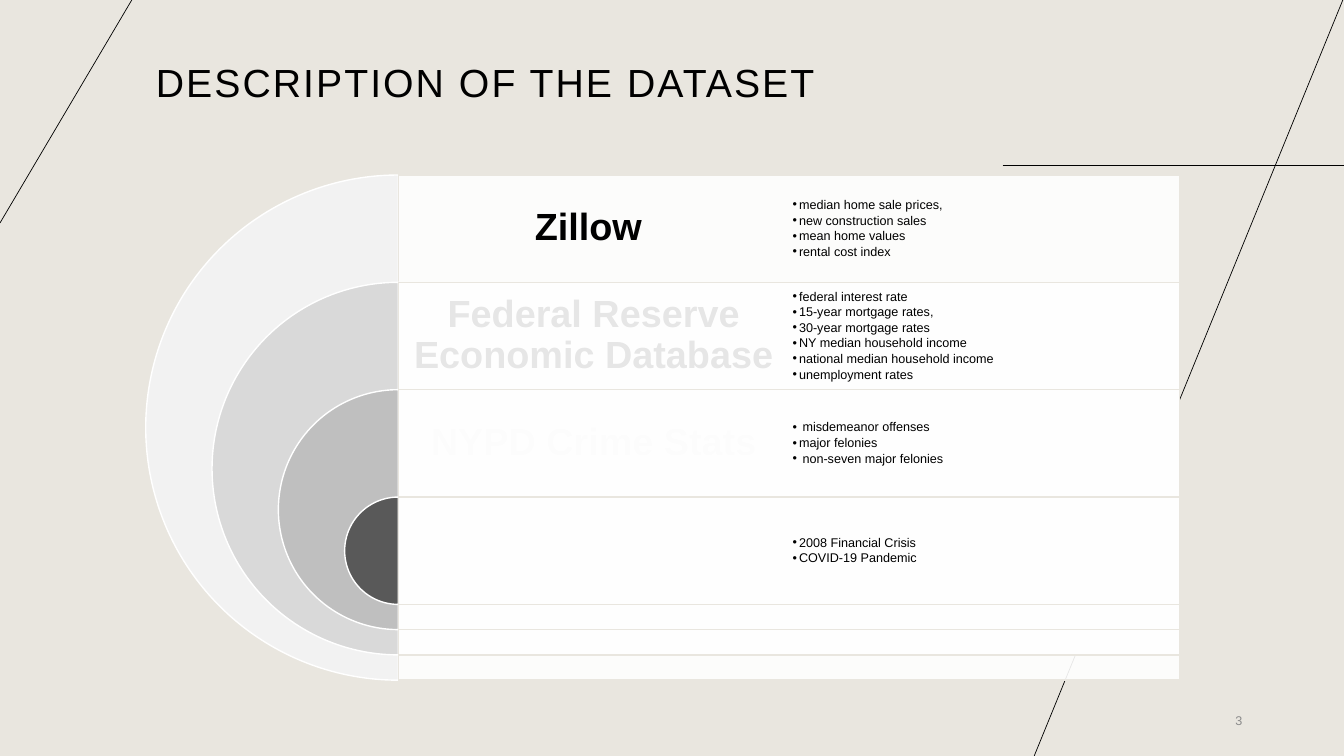
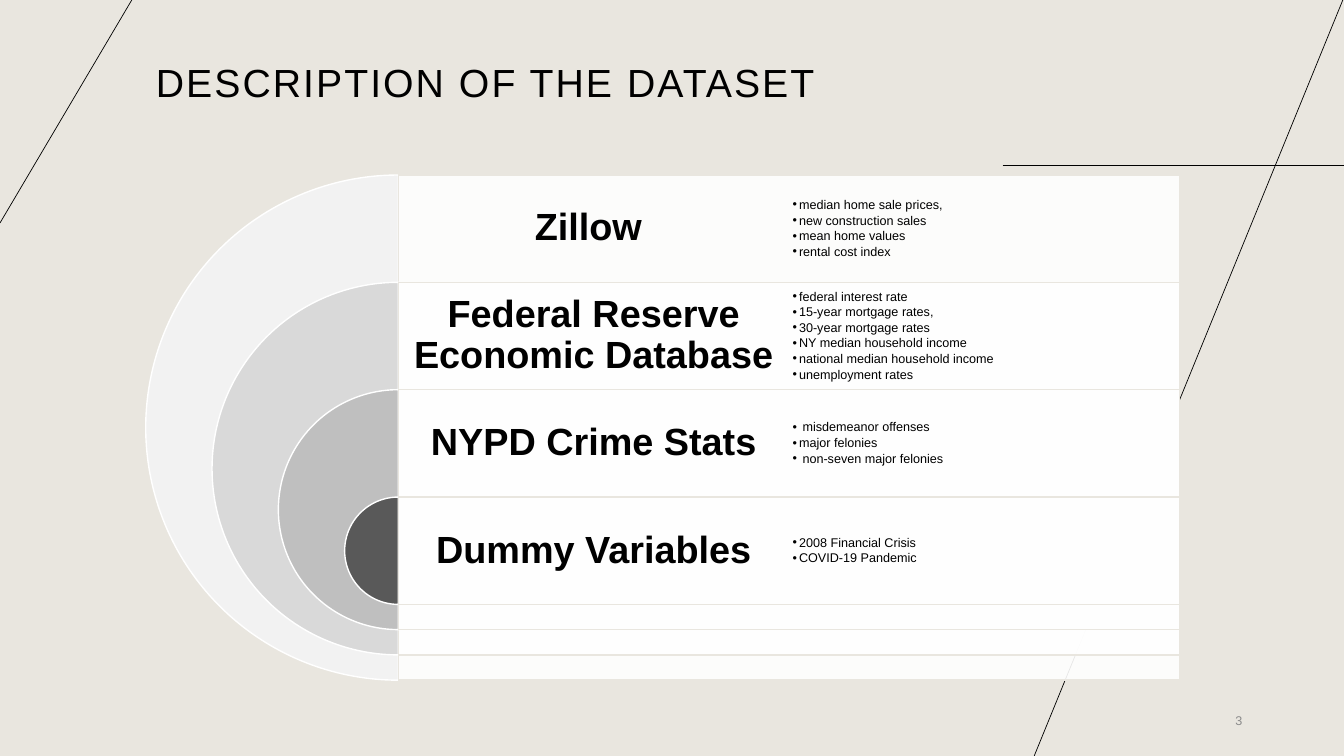
Before and after one commit to graciecakes4/ITEC621Project, a slide deck: slide 3 of ITEC621 Final Presentation.pptx. Drawn at 1344x756 pixels with LibreOffice and Linux fonts; fonts in the diff are those of the drawing. Boxes give left, top, right and bottom in pixels: in the first picture for what was removed or moved away, otherwise in the second. Text is boxed around its words. In the diff, an @@ line names an element or a change of style, - is before the commit and + after.

Commit message:
Final Presentation V3

```diff
--- a/ITEC621 Final Presentation.pptx
+++ b/ITEC621 Final Presentation.pptx
@@ rectangle removed at box(398, 282, 1180, 655) @@
@@ text added at box(414, 299, 773, 369), 27 pt, text #000000, bold @@
+Federal Reserve Economic Database
@@ rectangle removed at box(398, 390, 1180, 630) @@
@@ text added at box(431, 427, 756, 456), 27 pt, text #000000, bold @@
+NYPD Crime Stats
@@ rectangle removed at box(398, 497, 1180, 604) @@
@@ text added at box(436, 535, 751, 570), 27 pt, text #000000, bold @@
+Dummy Variables
```
Also in this commit, not shown: 2 other slides changed.
